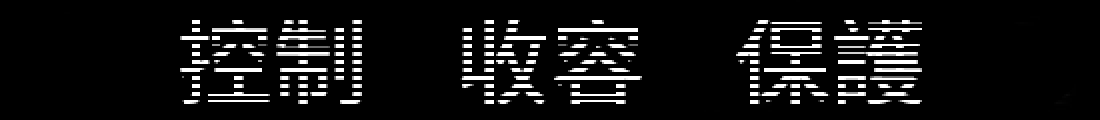
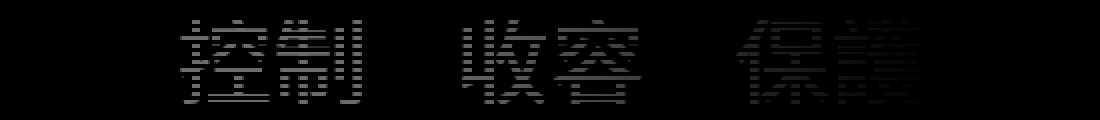
Layers edited between the first and the second w=1100, h=120 image:
added layer "图层 2" (multiply) above "图层 1" over 180, 20, 1070, 104
